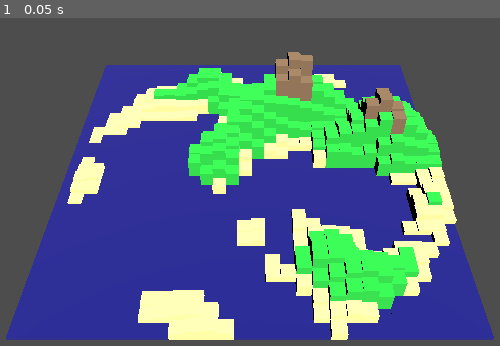
Above: before the commit, frame 1.
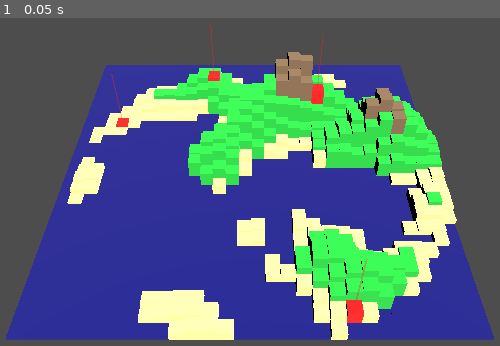
Above: after the commit, the same moment.

Repository: Latheror/VillageWar
Game: Godot game, scene res://main.tscn
The game is run twice, just before and just after one commit, with the same random seed, the same clock (stepped at 60 frames per second) and the same inputs.
Inputs:
- Up to frame 1 (0.05 s): no input

The runs differ from the first frame. In frame 1, 0.6% of the frame differs, in the area x 22-74%, y 1-93%.

Commit message:
Add villages on the map.

Diff:
--- a/constants.gd
+++ b/constants.gd
@@ -25,6 +25,11 @@
 const SAND_THRESHOLD: float = 3.0
 const PLAIN_THRESHOLD: float = 9.0
 
+# --- Villages ---
+const VILLAGE_COUNT: int = 4
+const MIN_VILLAGE_DISTANCE: float = 8.0  # minimum distance between villages in tiles
+const VILLAGE_COLOR: Color = Color(1.0, 0.0, 0.0)  # red for villages
+
 enum Biome {
 	DEEP_WATER,
 	WATER,
--- a/main.gd
+++ b/main.gd
@@ -8,6 +8,7 @@
 
 func _ready() -> void:
 	tiles = MapGenerator.generate_map()
+	MapGenerator.place_villages(tiles)
 	_render_map()
 	_setup_camera()
 	_setup_light()
@@ -17,23 +18,60 @@
 # -------------------------
 func _render_map() -> void:
 	for tile in tiles:
-		_draw_tile(tile.x, tile.y, Constants.TILE_SIZE, tile.color, tile.height)
+		_draw_tile(tile.x, tile.y, Constants.TILE_SIZE, tile.color, tile.height, tile.village_id)
 
 # -------------------------
 # Draw 3D tile
 # -------------------------
-func _draw_tile(x: int, y: int, tile_size: float, color: Color, height: float) -> void:
+func _draw_tile(x: int, y: int, tile_size: float, color: Color, height: float, village_id: int = 0) -> void:
 	var mesh_instance = MeshInstance3D.new()
 	var box_mesh = BoxMesh.new()
 	box_mesh.size = Vector3(tile_size, height, tile_size)
 	mesh_instance.mesh = box_mesh
 
 	var material = StandardMaterial3D.new()
-	material.albedo_color = color
+	if village_id > 0:
+		material.albedo_color = Constants.VILLAGE_COLOR
+	else:
+		material.albedo_color = color
 	mesh_instance.material_override = material
 
 	mesh_instance.position = Vector3(x * tile_size, height / 2.0, y * tile_size)
 	add_child(mesh_instance)
+
+	# Add laser for villages
+	if village_id > 0:
+		_draw_village_laser(x, y, height)
+
+# -------------------------
+# Draw village laser
+# -------------------------
+func _draw_village_laser(x: int, y: int, tile_height: float) -> void:
+	var laser_instance = MeshInstance3D.new()
+	var cylinder_mesh = CylinderMesh.new()
+	cylinder_mesh.top_radius = 0.1
+	cylinder_mesh.bottom_radius = 0.1
+	cylinder_mesh.height = 10.0  # tall laser beam
+
+	var laser_material = StandardMaterial3D.new()
+	laser_material.albedo_color = Color(1.0, 0.0, 0.0, 0.3)  # red translucent
+	laser_material.emission_enabled = true
+	laser_material.emission = Color(1.0, 0.0, 0.0)  # red emission
+	laser_material.emission_energy = 2.0
+	laser_material.transparency = BaseMaterial3D.TRANSPARENCY_ALPHA
+
+	laser_instance.mesh = cylinder_mesh
+	laser_instance.material_override = laser_material
+	laser_instance.position = Vector3(x * Constants.TILE_SIZE, tile_height + 5.0, y * Constants.TILE_SIZE)  # above the tile
+	add_child(laser_instance)
+
+	# Add light at the top of the laser
+	var laser_light = OmniLight3D.new()
+	laser_light.light_color = Color(1.0, 0.0, 0.0)
+	laser_light.light_energy = 3.0
+	laser_light.omni_range = 5.0
+	laser_light.position = Vector3(x * Constants.TILE_SIZE, tile_height + 10.0, y * Constants.TILE_SIZE)
+	add_child(laser_light)
 
 # -------------------------
 # Camera setup
--- a/map_generator.gd
+++ b/map_generator.gd
@@ -71,3 +71,27 @@
 		color = Color(0.45, 0.35, 0.25)
 
 	return Tile.new(x, y, tile_height, biome, color)
+
+static func place_villages(tiles: Array) -> void:
+	var land_tiles: Array = []
+	for tile in tiles:
+		if tile.biome != Constants.Biome.DEEP_WATER and tile.biome != Constants.Biome.WATER:
+			land_tiles.append(tile)
+
+	var placed_villages: Array = []
+	for i in range(Constants.VILLAGE_COUNT):
+		var attempts = 0
+		var max_attempts = 100
+		while attempts < max_attempts:
+			var random_tile = land_tiles[randi() % land_tiles.size()]
+			var too_close = false
+			for village in placed_villages:
+				var dist = Vector2(random_tile.x - village.x, random_tile.y - village.y).length()
+				if dist < Constants.MIN_VILLAGE_DISTANCE:
+					too_close = true
+					break
+			if not too_close:
+				random_tile.village_id = i + 1
+				placed_villages.append(random_tile)
+				break
+			attempts += 1
--- a/tile.gd
+++ b/tile.gd
@@ -5,10 +5,12 @@
 var height: float
 var biome: int  # Use int for enum
 var color: Color
+var village_id: int  # 0 = no village, 1-4 = village ID
 
-func _init(px: int, py: int, pheight: float, pbiome: int, pcolor: Color):
+func _init(px: int, py: int, pheight: float, pbiome: int, pcolor: Color, pvillage_id: int = 0):
 	x = px
 	y = py
 	height = pheight
 	biome = pbiome
 	color = pcolor
+	village_id = pvillage_id
